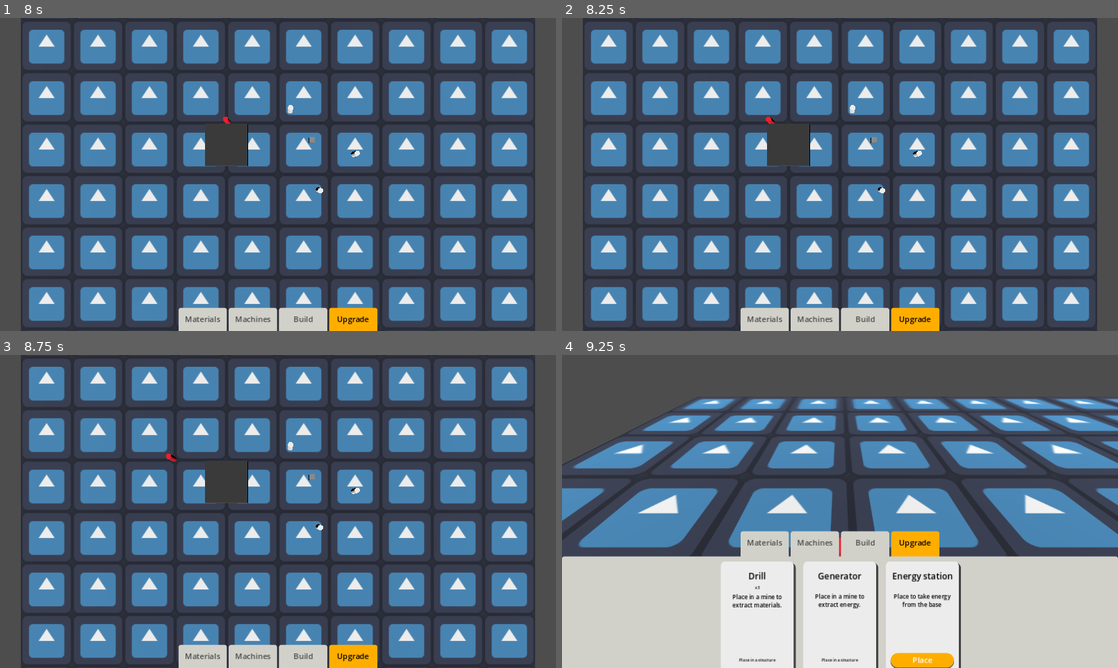
Above: before the commit, frames 1-4 (two rows, left to right).
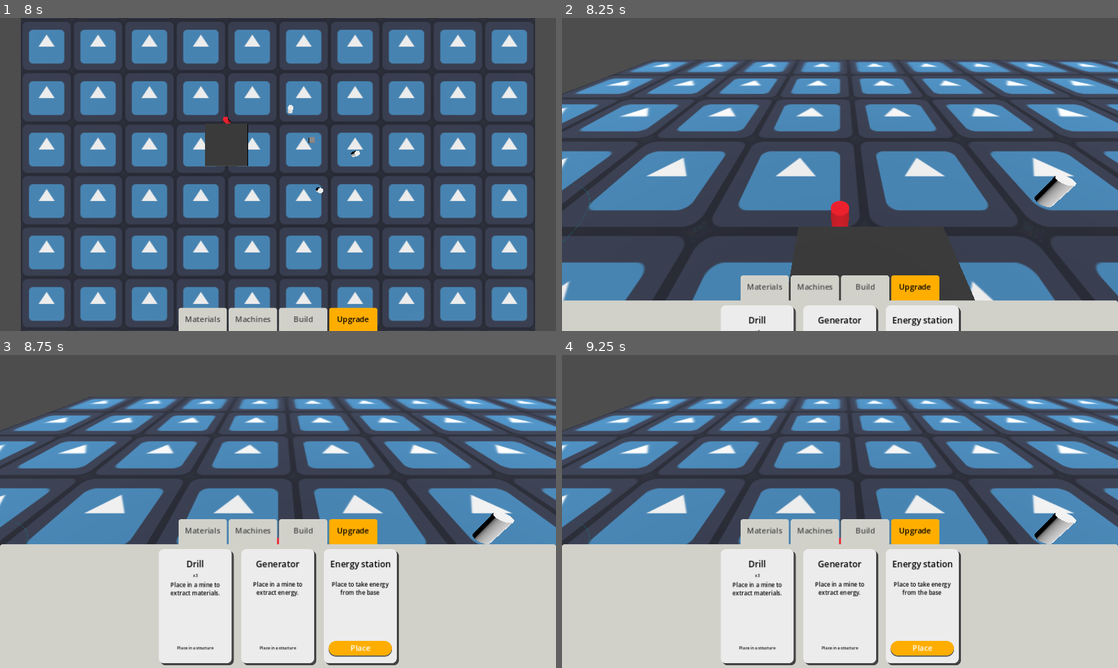
Above: after the commit, the same moments.

Repository: angelR0G/GameOff2024
Game: Godot game, scene res://other_objects/map.tscn
Two runs of this game, one before a commit and one after it. Both use one fixed random seed, a clock stepped at 60 frames per second and the inputs below. The engine's default icon, where the game draws it, is replaced by a stand-in: a white triangle on a blue panel in a dark square.
Inputs (mouse positions are in pixels of both pictures, inside the frame that each line leads up to):
- Up to frame 1 (8 s): click "Materials" at 0.5 s; move the mouse to (400, 158) at 1.27 s; hold D (right) 1.28-2 s; hold E (interact) 1.28-2 s; click "Machines" at 2 s; click "Build" at 2.75 s; click "Upgrade" at 3.5 s; click "Place" at 4.25 s; move the mouse to (166, 190) at 5.02 s; hold Q (back) 5.03-5.78 s; click (166, 190) at 5.1 s; move the mouse to (333, 105) at 5.77 s; hold D (right) 5.78-6.53 s; hold E (interact) 5.78-6.53 s; tap Enter at 6.5 s; move the mouse to (250, 237) at 6.52 s; hold W (up) 6.53-7.28 s; click (250, 237) at 6.6 s; move the mouse to (444, 221) at 7.27 s; hold A (left) from 7.28 s (still down); hold E (interact) from 7.28 s (still down)
- Up to frame 2 (8.25 s): keep holding A (left); tap Space at 8 s; move the mouse to (673, 127) at 8.02 s; release E (interact) at 8.03 s; click (673, 127) at 8.1 s
- Up to frame 3 (8.75 s): keep holding A (left)
- Up to frame 4 (9.25 s): move the mouse to (867, 511) at 8.77 s; release A (left) at 8.78 s; hold Q (back) from 8.78 s (still down); hold E (interact) from 8.78 s (still down)

Frame 1 is identical in both runs. In frame 2, 66% of the frame differs, in the area x 0-100%, y 0-100%; in frame 3, 77%; in frame 4, 21%.

Commit message:
fix: change map collision layer

Diff:
--- a/other_objects/map.tscn
+++ b/other_objects/map.tscn
@@ -31,13 +31,14 @@
 [node name="NavigationRegion3D" type="NavigationRegion3D" parent="."]
 navigation_mesh = SubResource("NavigationMesh_7y4hx")
 
-[node name="RigidBody3D" type="StaticBody3D" parent="NavigationRegion3D"]
+[node name="Ground" type="StaticBody3D" parent="NavigationRegion3D"]
+collision_layer = 3
 
-[node name="CSGMesh3D" type="CSGMesh3D" parent="NavigationRegion3D/RigidBody3D"]
+[node name="CSGMesh3D" type="CSGMesh3D" parent="NavigationRegion3D/Ground"]
 mesh = SubResource("PlaneMesh_rw2x3")
 material = SubResource("StandardMaterial3D_yxcbw")
 
-[node name="CollisionShape3D" type="CollisionShape3D" parent="NavigationRegion3D/RigidBody3D"]
+[node name="CollisionShape3D" type="CollisionShape3D" parent="NavigationRegion3D/Ground"]
 transform = Transform3D(1, 0, 0, 0, 1, 0, 0, 0, 1, 0, -0.5, 0)
 shape = SubResource("BoxShape3D_ymgr2")
 
